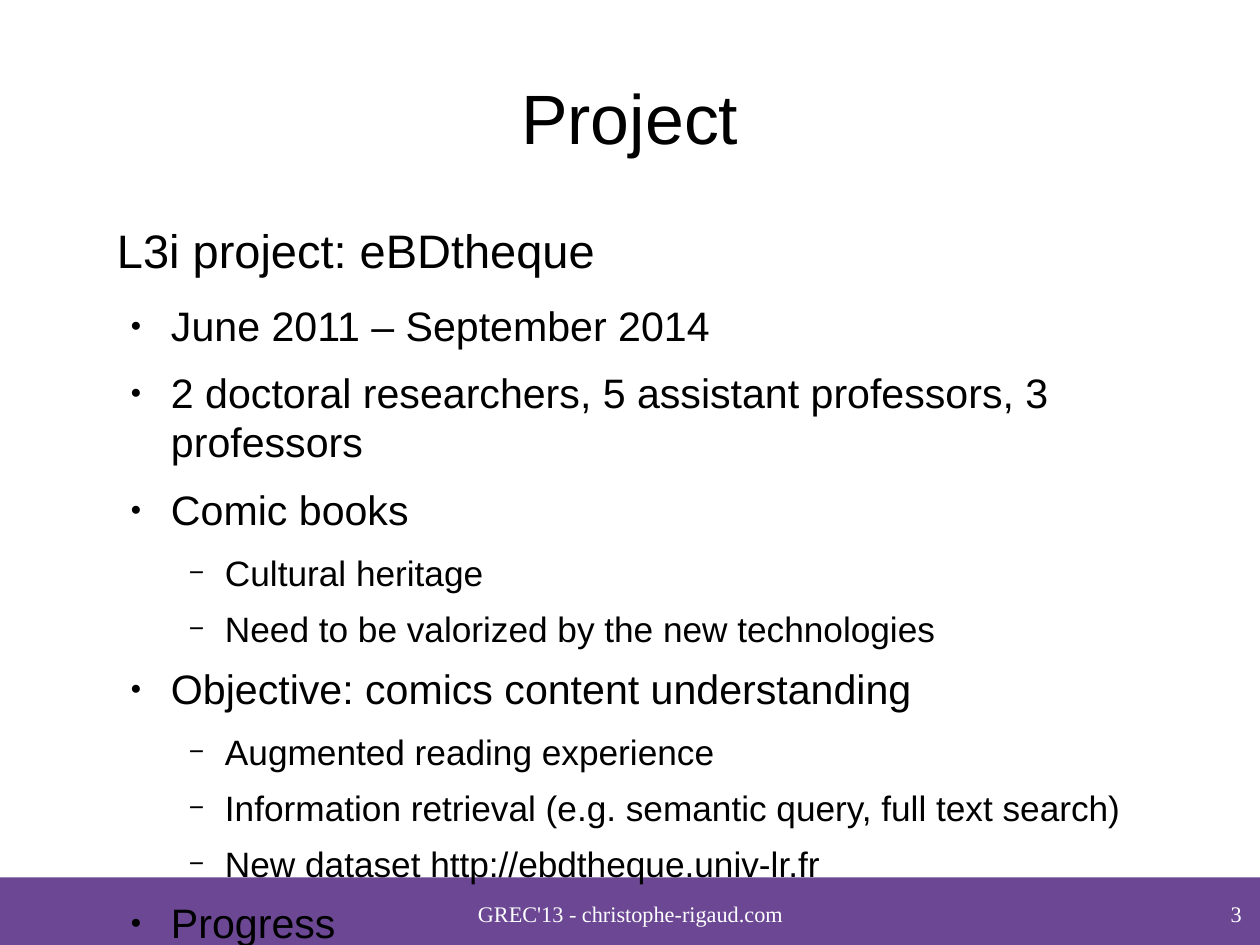
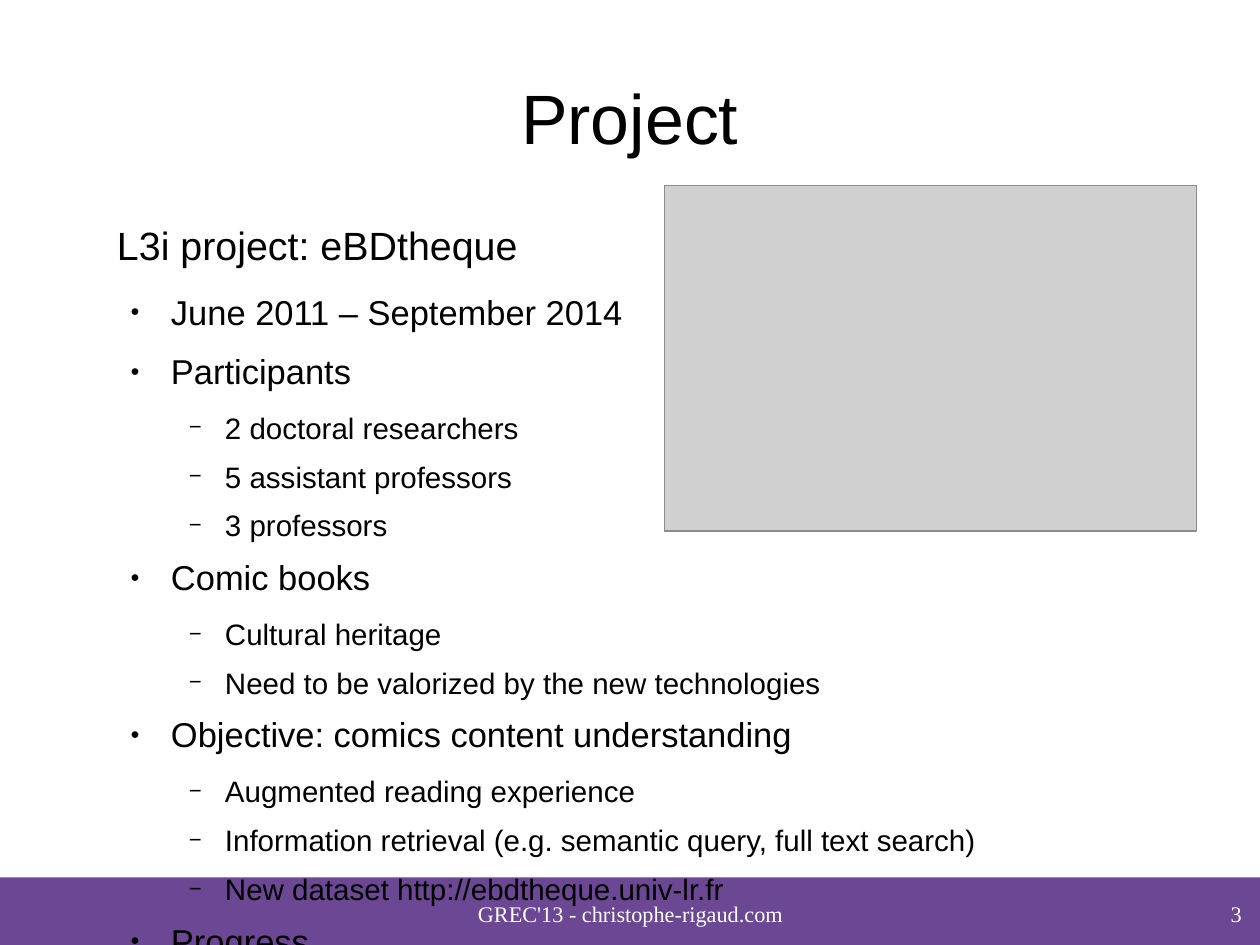
Before and after one commit to crigaud/publication, a slide deck: slide 3 of 2013/GREC/speech_balloon_contour_classification_in_comics/presentation/2013_Rigaud_Speech_balloon_contour_classification_in_comics.odp. Drawn at 1260x945 pixels with LibreOffice and Linux fonts; fonts in the diff are those of the drawing; grey boxes stand for pictures; background and template pictures are left out. Boxes give left, top, right and bottom in pixels: in the first picture for what was removed or moved away, otherwise in the second. Text is boxed around its words. In the diff, an @@ line names an element or a change of style, - is before the commit and + after.

```diff
--- a/2013/GREC/speech_balloon_contour_classification_in_comics/presentation/2013_Rigaud_Speech_balloon_contour_classification_in_comics.odp
+++ b/2013/GREC/speech_balloon_contour_classification_in_comics/presentation/2013_Rigaud_Speech_balloon_contour_classification_in_comics.odp
@@ picture added at (665, 185, 1198, 532) @@
@@ text at (117, 231, 975, 906): size 29.6 to 24.8 pt in "L3i project: eBDtheque"; size 25.9 to 21.7 pt in "June 2011 – September 2014", "Comic books", "Objective: comics content understanding", "Progress"; size 22.2 to 18.6 pt in "Cultural heritage", "Need to be valorized by the new ...", "Augmented reading experience", "Information retrieval (e.g. semantic query, full text ..." and 2 more places @@
@@ text at (171, 359, 519, 542): text changed; size 25.9 to 18.6 pt @@
-  ● 2 doctoral researchers, 5 assistant professors, 3 professors
+  ● Participants
+    − 2 doctoral researchers
+    − 5 assistant professors
+    − 3 professors
```
Also in this commit, not shown: 5 other slides changed, 2 other files.
